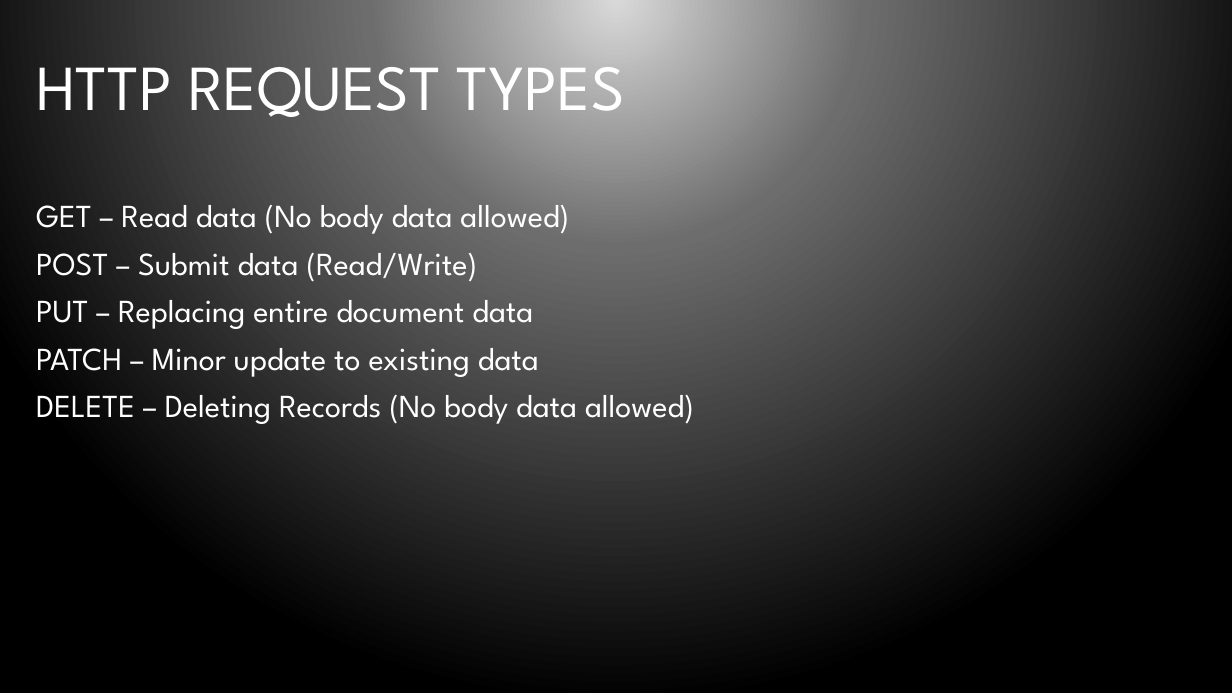
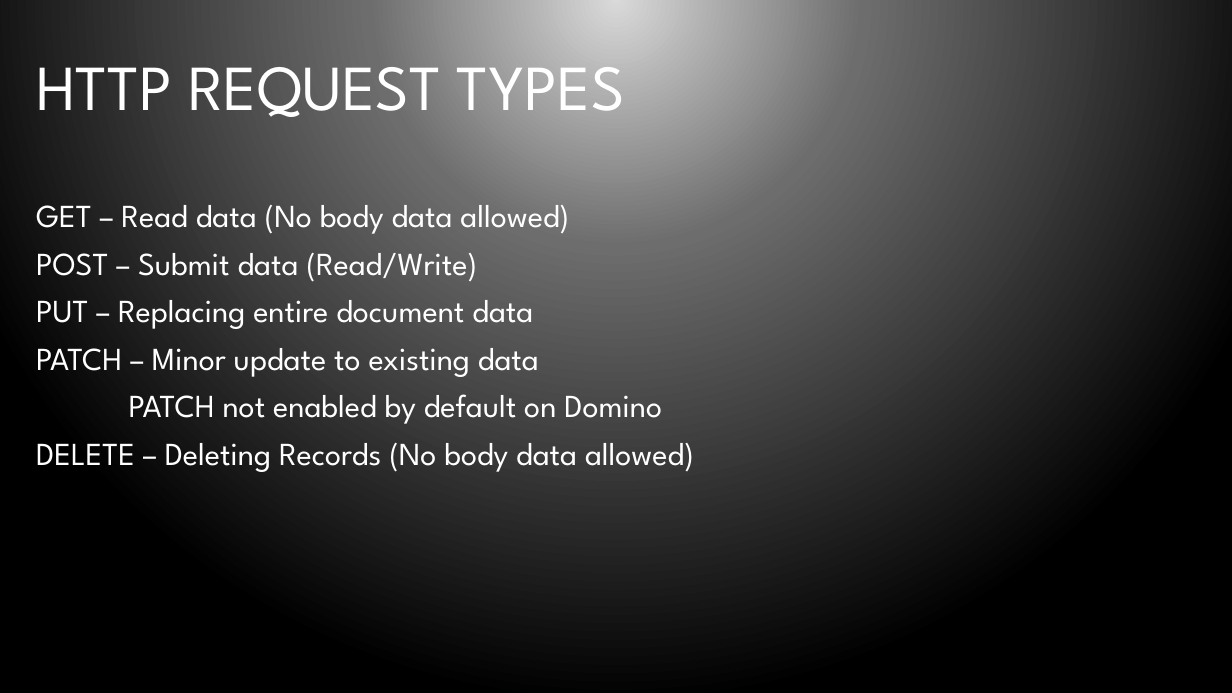
Before and after one commit to bleedingcode/domino-js-masterclass, a slide deck: slide 18 of presentation/8598 Domino and JS.pptx. Drawn at 1232x693 pixels with LibreOffice and Linux fonts; fonts in the diff are those of the drawing; background and template pictures are left out. Boxes give left, top, right and bottom in pixels: in the first picture for what was removed or moved away, otherwise in the second. Text is boxed around its words. In the diff, an @@ line names an element or a change of style, - is before the commit and + after.

Commit message:
Minor update to presentation

```diff
--- a/presentation/8598 Domino and JS.pptx
+++ b/presentation/8598 Domino and JS.pptx
@@ text at (x1=129, y1=394, x2=662, y2=424): paragraph added @@
+PATCH not enabled by default on Domino
```
Also in this commit, not shown: 1 other file.
